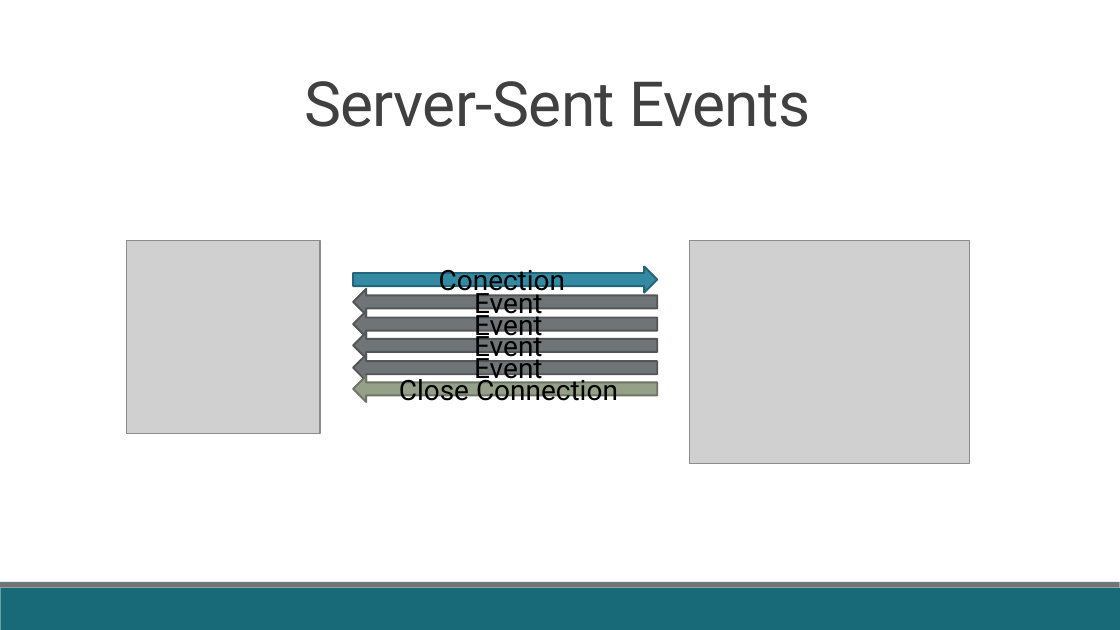
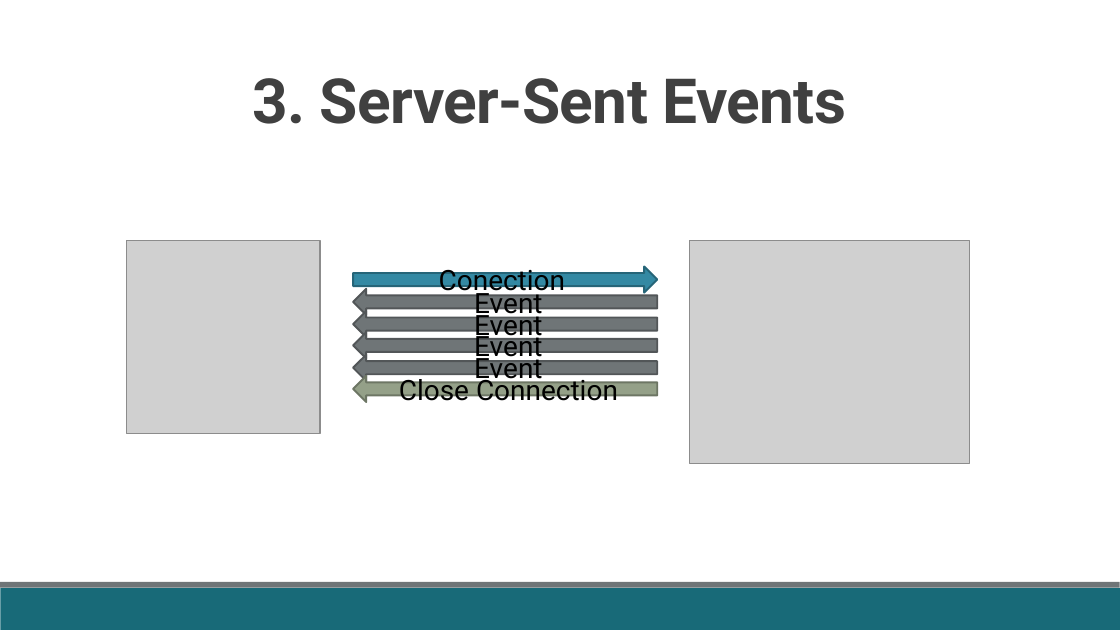
Before and after one commit to fabricioveronez/SignalR_Exemplos, a slide deck: slide 9 of docs/Apresentacao.pptx. Drawn at 1120x630 pixels with LibreOffice and Linux fonts; fonts in the diff are those of the drawing; grey boxes stand for pictures. Boxes give left, top, right and bottom in pixels: in the first picture for what was removed or moved away, otherwise in the second. Text is boxed around its words. In the diff, an @@ line names an element or a change of style, - is before the commit and + after.

```diff
--- a/docs/Apresentacao.pptx
+++ b/docs/Apresentacao.pptx
@@ title at <box>252,78,846,124</box>: text changed; bold on @@
-Server-Sent Events
+3. Server-Sent Events
```
Also in this commit, not shown: 11 other slides changed.
